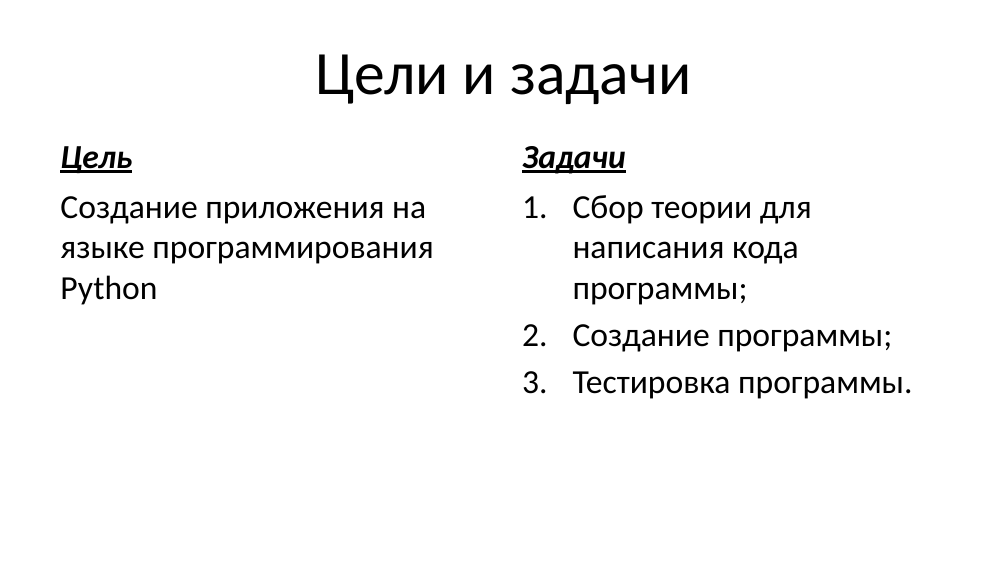
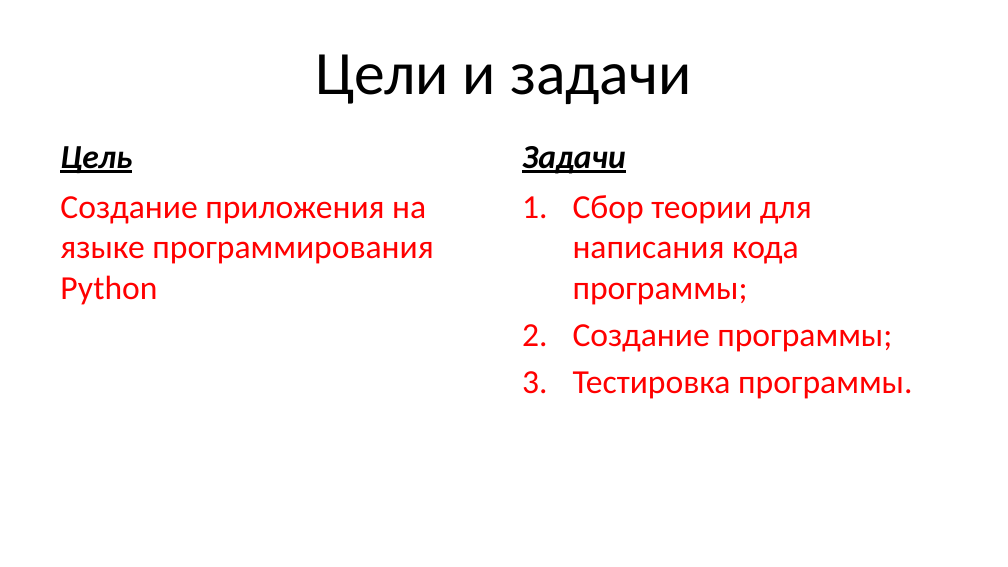
Before and after one commit to gfehka/GuitarPro-Analogue-School-Project-, a slide deck: slide 2 of Приложение для моделирования гитарных партий.pptx. Drawn at 1008x567 pixels with LibreOffice and Linux fonts; fonts in the diff are those of the drawing. Boxes give left, top, right and bottom in pixels: in the first picture for what was removed or moved away, otherwise in the second. Text is boxed around its words. In the diff, an @@ line names an element or a change of style, - is before the commit and + after.

```diff
--- a/Приложение для моделирования гитарных партий.pptx
+++ b/Приложение для моделирования гитарных партий.pptx
@@ text "Создание приложения на языке программирования ..." at bbox=[60, 196, 433, 305]: text colour #000000 to #FF0000 @@
@@ text "Сбор теории для написания кода ..." at bbox=[573, 195, 912, 399]: text colour #000000 to #FF0000 @@
```
Also in this commit, not shown: 3 other slides changed, 3 slides added.
